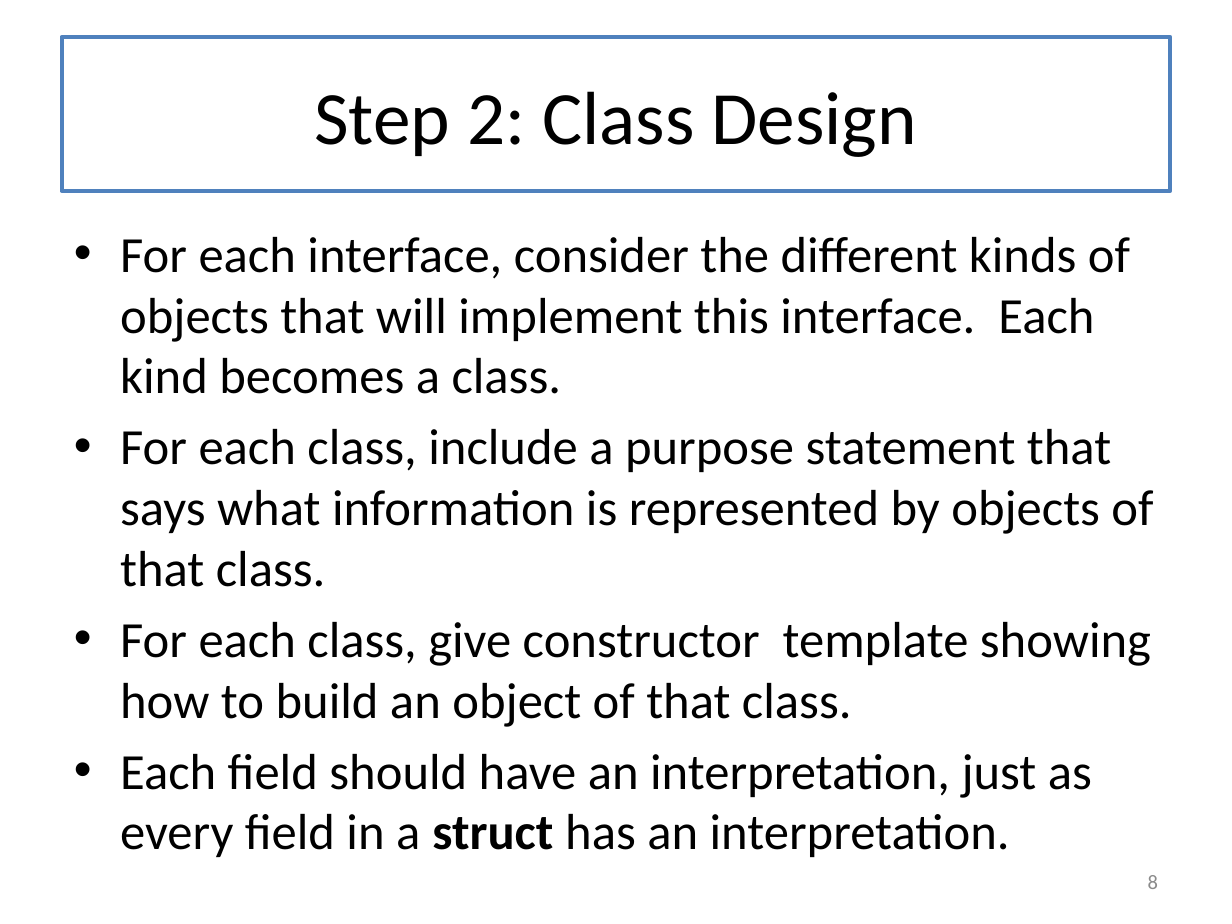
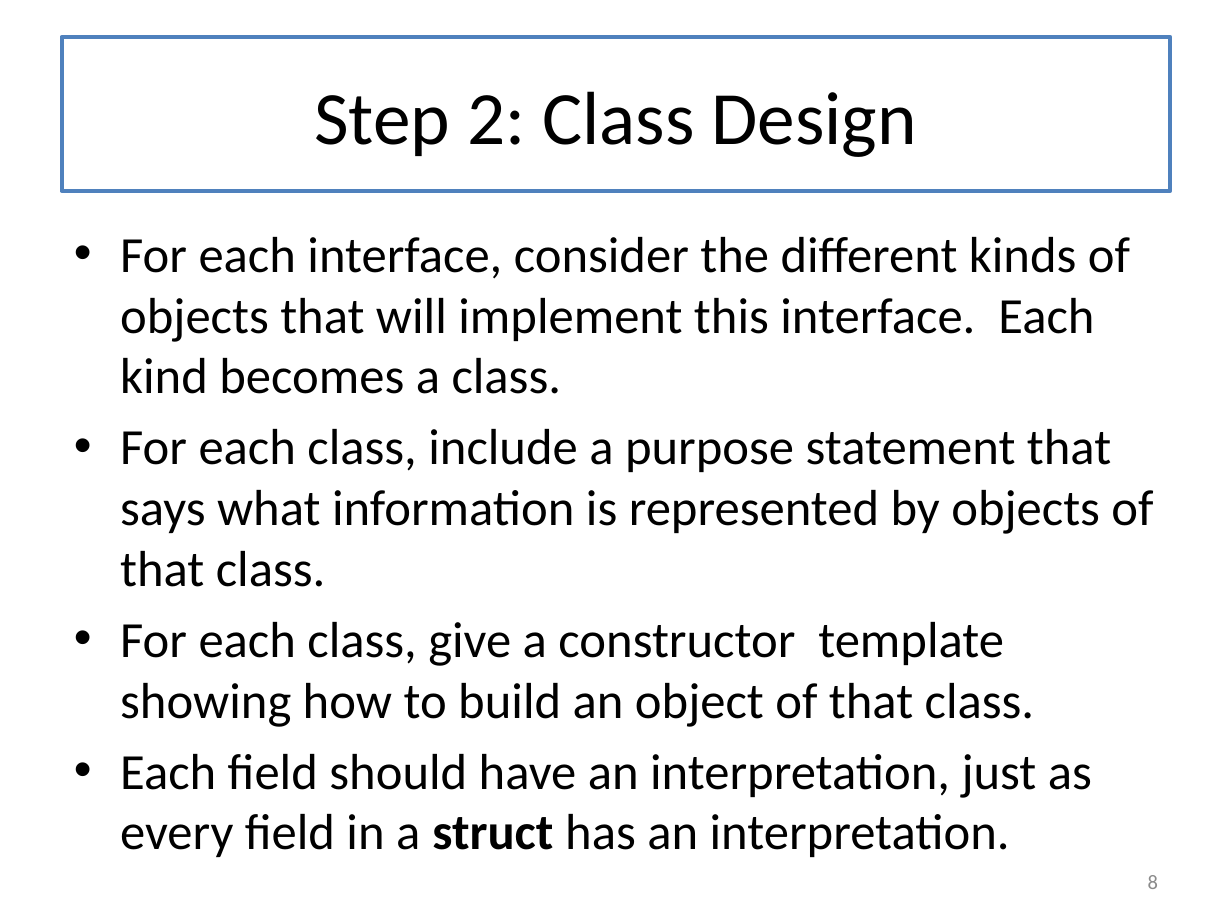
Before and after one commit to mwand/cs5010f16, a slide deck: slide 8 of Slides/Lesson 9.5 The Design Recipe Using Classes.pptx. Drawn at 1232x924 pixels with LibreOffice and Linux fonts; fonts in the diff are those of the drawing. Boxes give left, top, right and bottom in pixels: in the first picture for what was removed or moved away, otherwise in the second. Text is boxed around its words. In the diff, an @@ line names an element or a change of style, - is before the commit and + after.

```diff
--- a/Slides/Lesson 9.5 The Design Recipe Using Classes.pptx
+++ b/Slides/Lesson 9.5 The Design Recipe Using Classes.pptx
@@ text at (120, 622, 1035, 727): text changed @@
-• For each class, give constructor template showing how to build an object of that class.
+• For each class, give a constructor template showing how to build an object of that class.
```
Also in this commit, not shown: 6 other slides changed, 7 other files.
